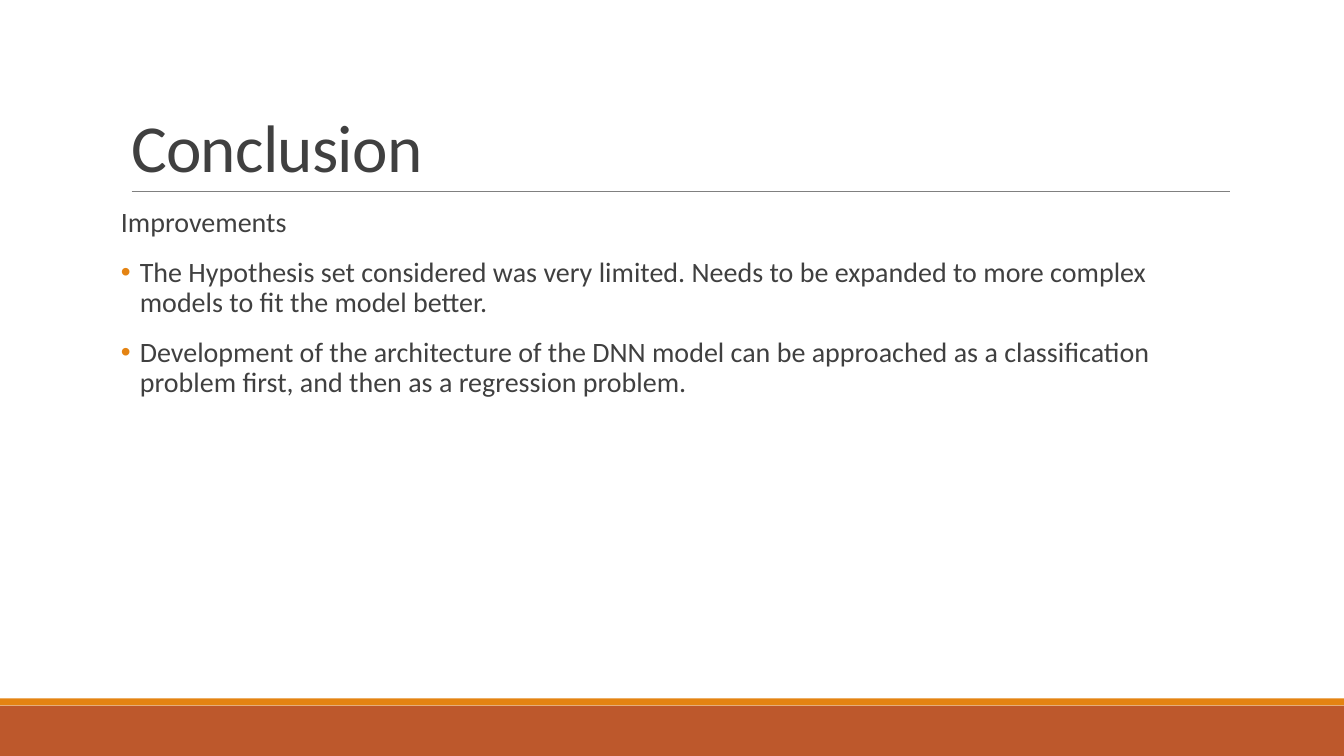
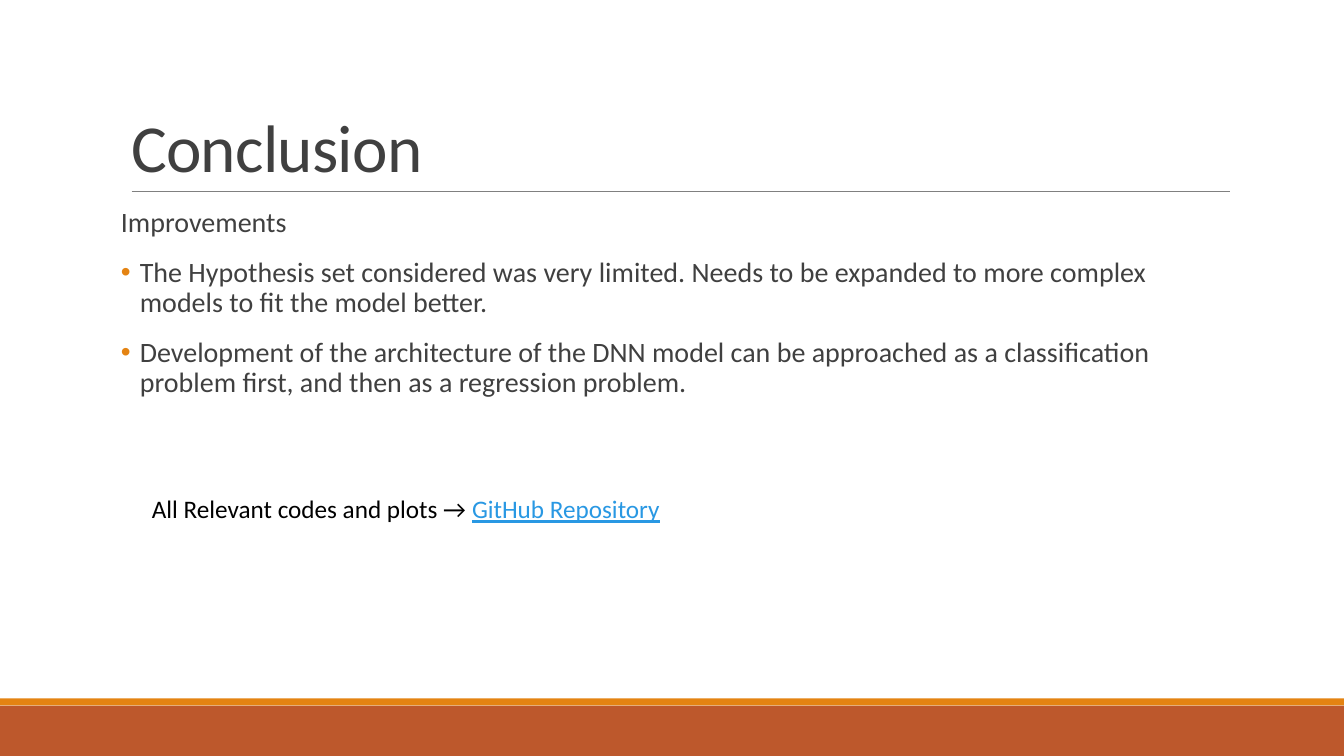
Before and after one commit to bharadwaj-chukkala/Data-driven-motion-planning-using-various-machine-learning-algorithms, a slide deck: slide 11 of bchukkal_final_project_presentation.pptx. Drawn at 1344x756 pixels with LibreOffice and Linux fonts; fonts in the diff are those of the drawing. Boxes give left, top, right and bottom in pixels: in the first picture for what was removed or moved away, otherwise in the second. Text is boxed around its words. In the diff, an @@ line names an element or a change of style, - is before the commit and + after.

Commit message:
final ppt

```diff
--- a/bchukkal_final_project_presentation.pptx
+++ b/bchukkal_final_project_presentation.pptx
@@ text added at bbox=[152, 500, 660, 523], 18 pt, text #000000 @@
+All Relevant codes and plots → GitHub Repository
```
Also in this commit, not shown: 2 other slides changed.
